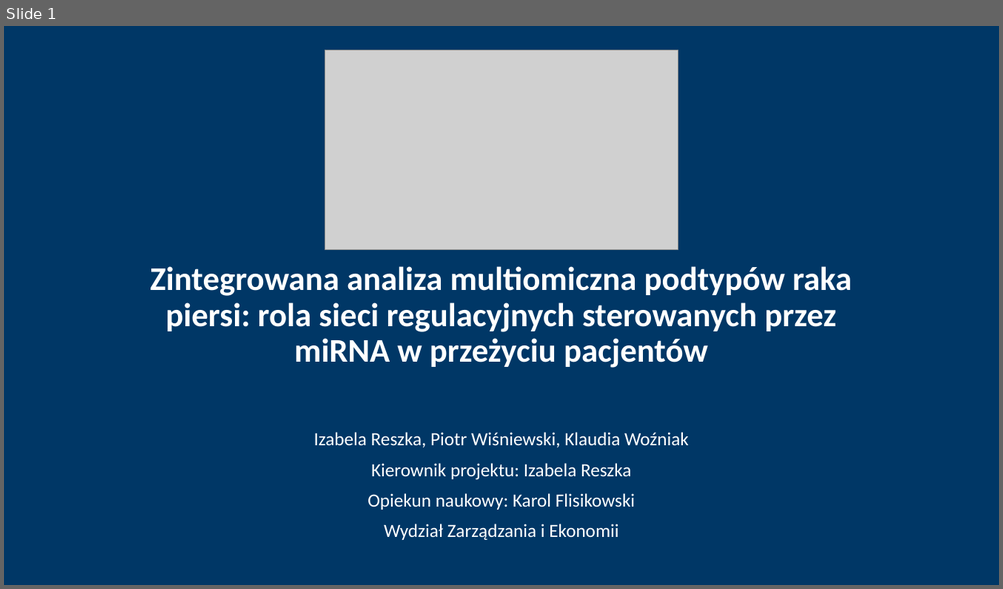
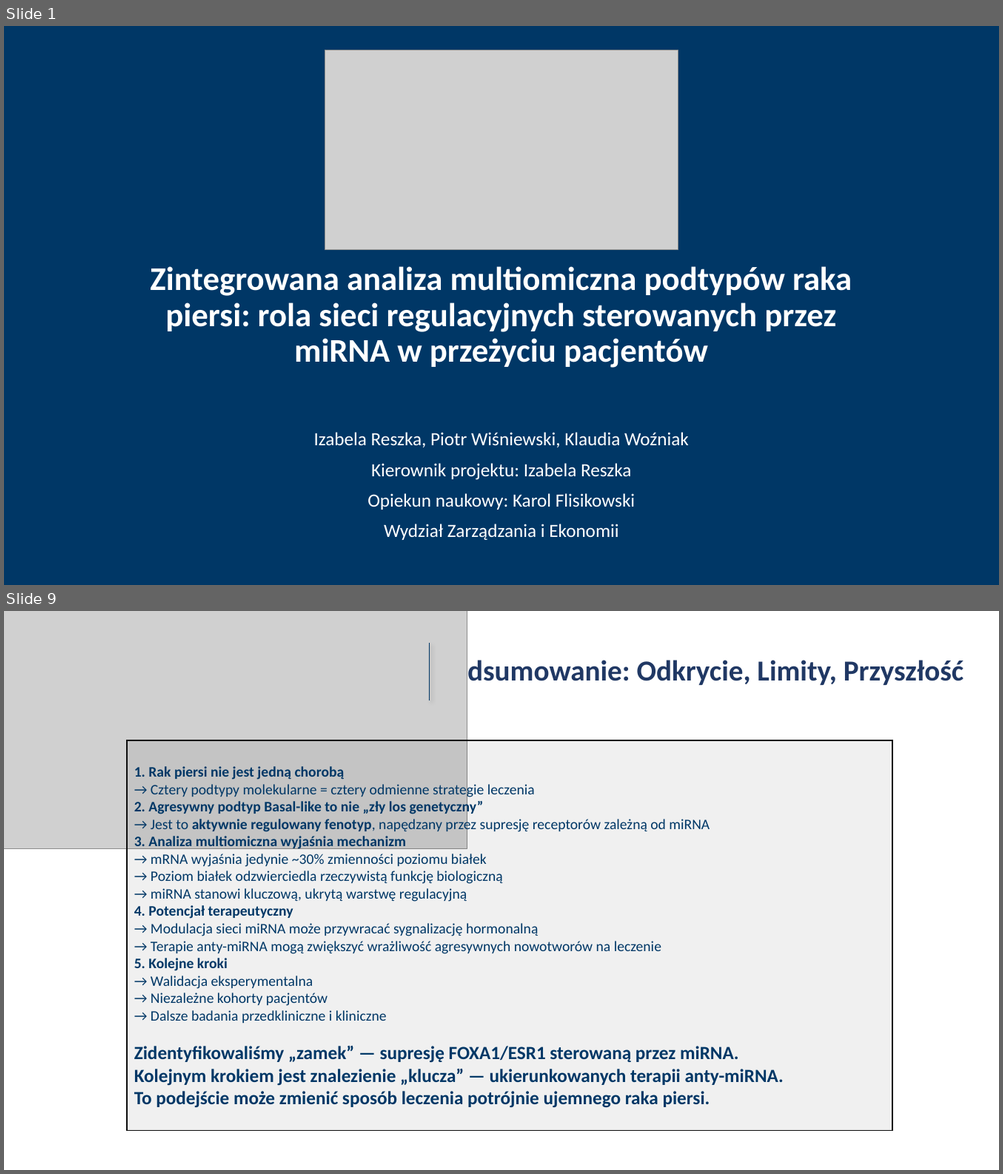
Before and after one commit to iZabela0001/Projekt_badawczy, a slide deck: pisanie_artykulu+prezentacja/Prezentacja.pptx. Shown one above the other, each under a label of ours: slide 1 before the commit, slides 1 and 9 after it; the slides between them are not shown. The pictures are 1003x589 and 1003x1174 pixels, drawn with LibreOffice and Linux fonts; fonts in the diff are those of the drawing; grey boxes stand for pictures. Boxes give left, top, right and bottom in pixels: in the first picture for what was removed or moved away, otherwise in the second. Text is boxed around its words. In the diff, an @@ line names an element or a change of style, - is before the commit and + after.

```diff
--- a/pisanie_artykulu+prezentacja/Prezentacja.pptx
+++ b/pisanie_artykulu+prezentacja/Prezentacja.pptx
@@ slide 9 added at (4, 611, 999, 1170), background #FFFFFF @@
@@ picture added at (4, 611, 467, 849) @@
@@ line added from (430, 643) to (430, 701), #003766 0.5 pt @@
@@ title added at (437, 656, 964, 688), 28 pt, text #203864, bold @@
+Podsumowanie: Odkrycie, Limity, Przyszłość
@@ rectangle added at (127, 741, 893, 1131), fill #0D0D0D at 6% opacity, outline #0D0D0D 1 pt, 14 pt, text #003766 @@
+1. Rak piersi nie jest jedną chorobą
+→ Cztery podtypy molekularne = cztery odmienne strategie leczenia
+2. Agresywny podtyp Basal-like to nie „zły los genetyczny”
+→ Jest to aktywnie regulowany fenotyp, napędzany przez supresję receptorów zależną od miRNA
+3. Analiza multiomiczna wyjaśnia mechanizm
+→ mRNA wyjaśnia jedynie ~30% zmienności poziomu białek
+→ Poziom białek odzwierciedla rzeczywistą funkcję biologiczną
+→ miRNA stanowi kluczową, ukrytą warstwę regulacyjną
+4. Potencjał terapeutyczny
+→ Modulacja sieci miRNA może przywracać sygnalizację hormonalną
+→ Terapie anty-miRNA mogą zwiększyć wrażliwość agresywnych nowotworów na leczenie
+5. Kolejne kroki
+→ Walidacja eksperymentalna
+→ Niezależne kohorty pacjentów
+→ Dalsze badania przedkliniczne i kliniczne
+Zidentyfikowaliśmy „zamek” — supresję FOXA1/ESR1 sterowaną przez miRNA.
+Kolejnym krokiem jest znalezienie „klucza” — ukierunkowanych terapii anty-miRNA.
+To podejście może zmienić sposób leczenia potrójnie ujemnego raka piersi.
```
Also in this commit, not shown: 6 slides changed, 6 other slides added.
